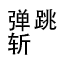
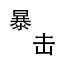
Layered file, before and after one edit (64x64). Changes by layer:
added layer "暴 击" above "击 飞" over (9, 9, 55, 56)
hid "弹跳 斩" over (8, 9, 57, 55)
